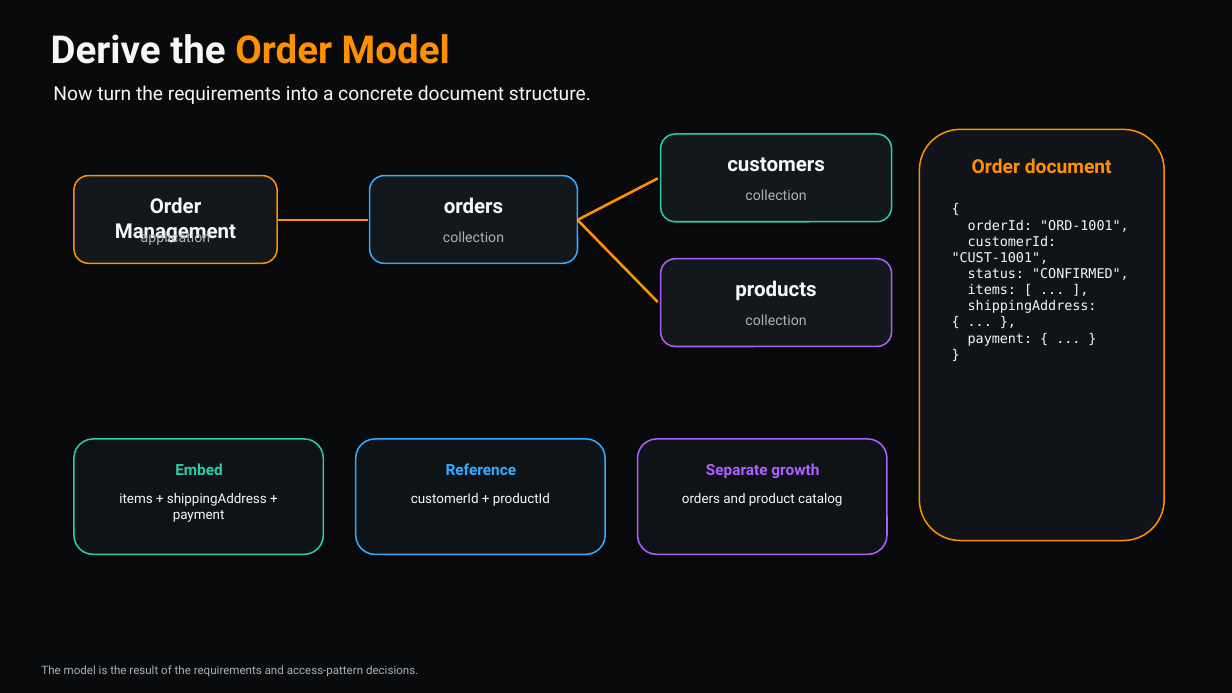
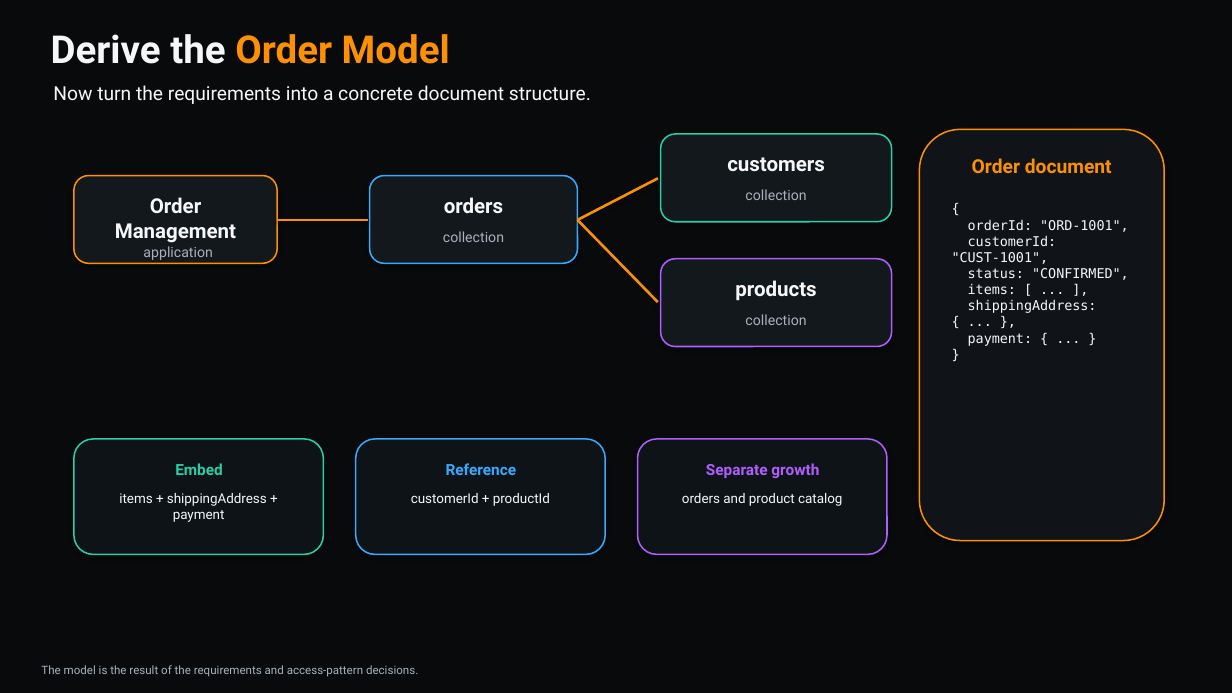
Before and after one commit to emsdbsrv/MongoDB_Developer, a slide deck: slide 8 of Section_03_Data_Modeling_Schema_Design_Validation/Lesson_027_Deriving_Data_Structure_from_Requirements/ppt/Lesson_027_Deriving_Data_Structure_from_Requirements.pptx. Drawn at 1232x693 pixels with LibreOffice and Linux fonts; fonts in the diff are those of the drawing. Boxes give left, top, right and bottom in pixels: in the first picture for what was removed or moved away, otherwise in the second. Text is boxed around its words. In the diff, an @@ line names an element or a change of style, - is before the commit and + after.

```diff
--- a/Section_03_Data_Modeling_Schema_Design_Validation/Lesson_027_Deriving_Data_Structure_from_Requirements/ppt/Lesson_027_Deriving_Data_Structure_from_Requirements.pptx
+++ b/Section_03_Data_Modeling_Schema_Design_Validation/Lesson_027_Deriving_Data_Structure_from_Requirements/ppt/Lesson_027_Deriving_Data_Structure_from_Requirements.pptx
@@ text "application" rewrapped from [141,228,210,246] to [143,246,212,260] @@
```
Also in this commit, not shown: 2 other slides changed, 3 other files.
